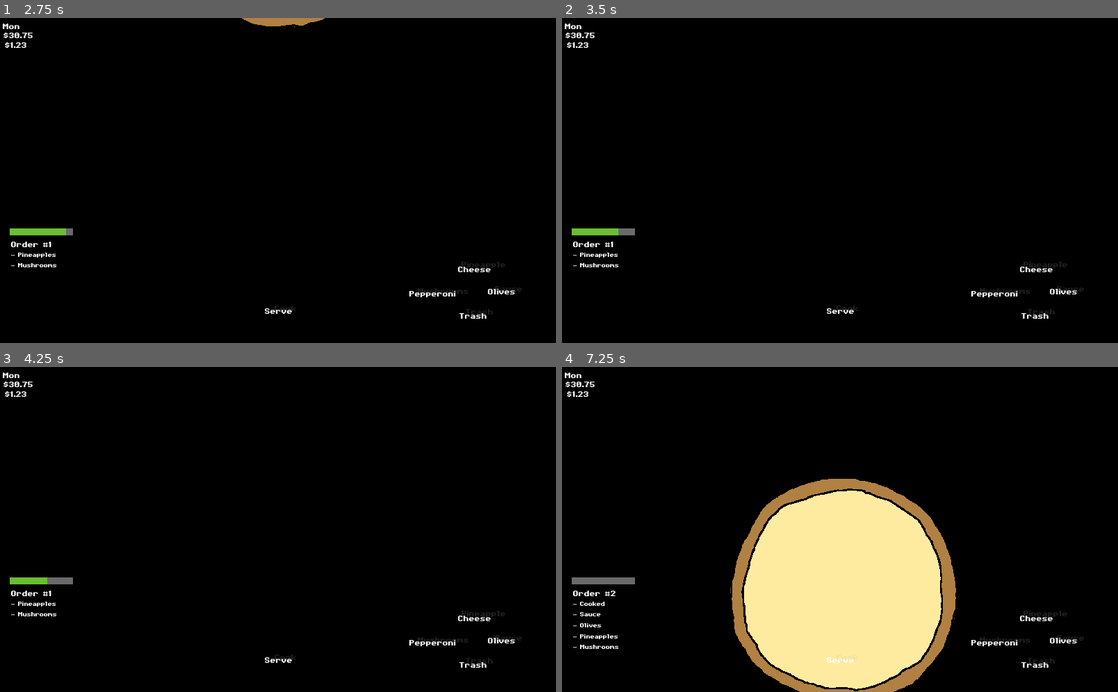
Above: before the commit, frames 1-4 (two rows, left to right).
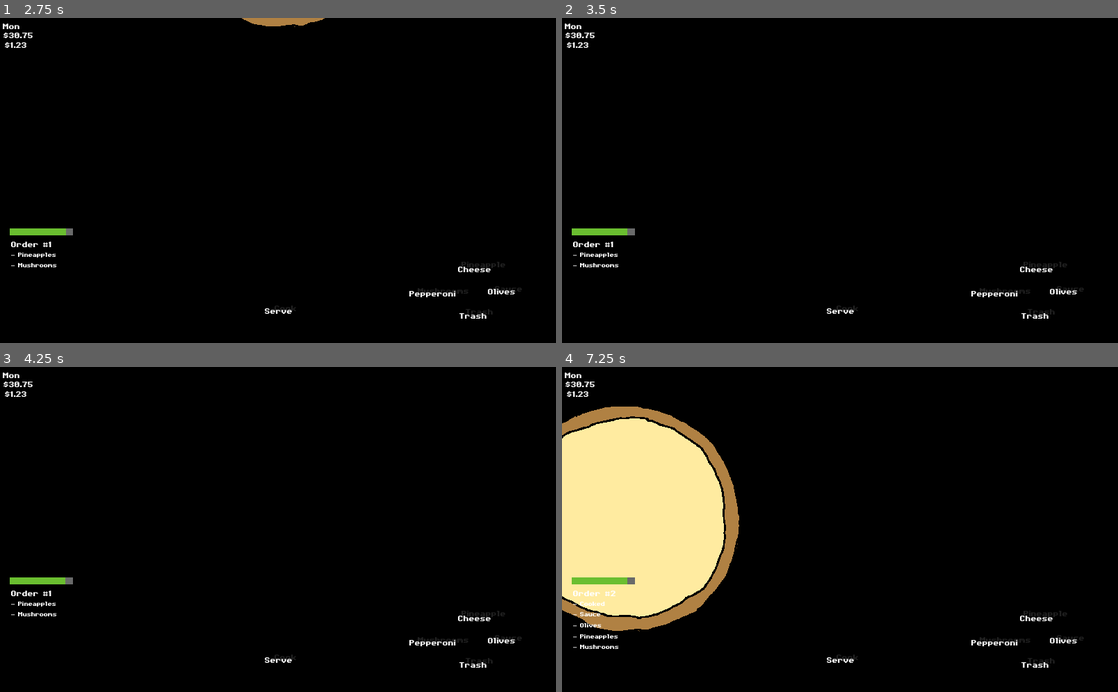
Above: after the commit, the same moments.

Repository: Boyquotes/pizza-maker
Game: Godot game, scene res://game/scene/main_menu.tscn
Two runs of this game, one before a commit and one after it. Both use one fixed random seed, a clock stepped at 60 frames per second and the inputs below.
Inputs:
- Up to frame 1 (2.75 s): click "play" at 0.5 s; tap Enter (ui_accept) at 1.25, 1.52, 2.27 s; hold Right (right_topping) 1.28-2.03 s; hold Down (down_topping) from 2.03 s (still down)
- Up to frame 2 (3.5 s): release Down (down_topping) at 2.78 s; hold Right (right_topping) from 2.78 s (still down)
- Up to frame 3 (4.25 s): tap Enter (ui_accept) at 3.5, 3.77 s; release Right (right_topping) at 3.53 s; hold Up (up_topping) from 3.53 s (still down)
- Up to frame 4 (7.25 s): tap Enter (ui_accept) at 4.25, 4.52, 5, 5.27, 5.75, 6.5, 6.77 s; release Up (up_topping) at 4.28 s; hold Shift (left_shift) 4.28-5.78 s; hold Down (down_topping) 5.78-6.53 s; hold Right (right_topping) from 6.53 s (still down)

Frame 1 is identical in both runs. In frame 2, less than 0.1% of the frame differs, in the area x 10-12%, y 64-67%; in frame 3, less than 0.1%; in frame 4, 39%, in the area x 0-71%, y 12-100%.

Commit message:
Fix order timer bug

Diff:
--- a/game/game.gd
+++ b/game/game.gd
@@ -10,7 +10,7 @@
 var cash: float
 var is_shift_held: bool
 var break_time: float = 2.0
-var time_per_round: float = 6.0
+var time_per_round: float = 10.0
 
 var order_pizza_code: Array
 
@@ -161,8 +161,10 @@
 		"slide_pizza_in":
 			print("new pizza on table")
 			self.trm_order_time.start(self.order_time)
+			self.trm_order_time.paused = false
 		"slide_pizza_out":
 			print("pizza has been served")
+			self.trm_order_time.paused = true
 			# TODO: Check if pizza was right
 			self._check_pizza()
 			self._get_new_pizza()
